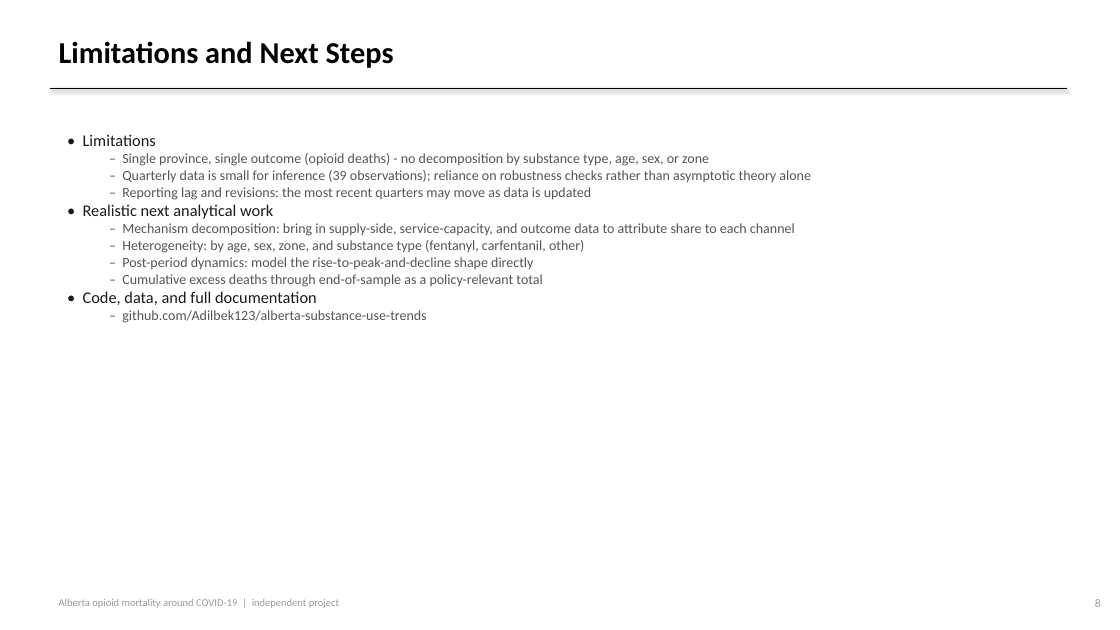
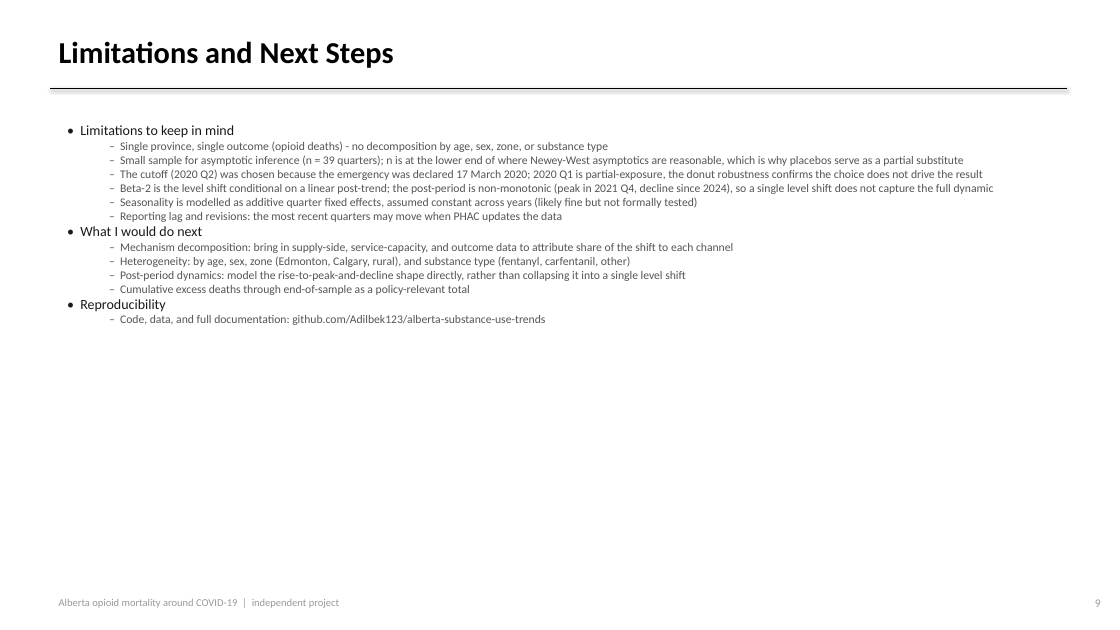
Before and after one commit to Adilbek123/alberta-substance-use-trends, a slide deck: slide 9 of slides.pptx (slide 8 before the commit). Drawn at 1120x630 pixels with LibreOffice and Linux fonts; fonts in the diff are those of the drawing. Boxes give left, top, right and bottom in pixels: in the first picture for what was removed or moved away, otherwise in the second. Text is boxed around its words. In the diff, an @@ line names an element or a change of style, - is before the commit and + after.

Commit message:
Add Research Question slide; rewrite slides 5-9 with what/why/so-what bullets; apply econometrist substance review fixes (counterfactual framing, robustness explanations, interpretive-vs-statistical distinction, recovery claim softened)

```diff
--- a/slides.pptx
+++ b/slides.pptx
@@ text "• Limitations to keep in ...": place and size @@
-text "• Limitations to keep in ..." at bbox=[83, 134, 811, 323]
+text "• Limitations to keep in ..." at bbox=[80, 125, 994, 325]
@@ text at bbox=[80, 125, 994, 281]: text changed; size 12 to 10 pt @@
-• Limitations
-  – Single province, single outcome (opioid deaths) - no decomposition by substance type, age, sex, or zone
-  – Quarterly data is small for inference (39 observations); reliance on robustness checks rather than asymptotic theory alone
-  – Reporting lag and revisions: the most recent quarters may move as data is updated
-• Realistic next analytical work
-  – Mechanism decomposition: bring in supply-side, service-capacity, and outcome data to attribute share to each channel
-  – Heterogeneity: by age, sex, zone, and substance type (fentanyl, carfentanil, other)
-  – Post-period dynamics: model the rise-to-peak-and-decline shape directly
+• Limitations to keep in mind
+  – Single province, single outcome (opioid deaths) - no decomposition by age, sex, zone, or substance type
+  – Small sample for asymptotic inference (n = 39 quarters); n is at the lower end of where Newey-West asymptotics are reasonable, which is why placebos serve as a partial substitute
+  – The cutoff (2020 Q2) was chosen because the emergency was declared 17 March 2020; 2020 Q1 is partial-exposure, the donut robustness confirms the choice does not drive the result
+  – Beta-2 is the level shift conditional on a linear post-trend; the post-period is non-monotonic (peak in 2021 Q4, decline since 2024), so a single level shift does not capture the full dynamic
+  – Seasonality is modelled as additive quarter fixed effects, assumed constant across years (likely fine but not formally tested)
+  – Reporting lag and revisions: the most recent quarters may move when PHAC updates the data
+• What I would do next
+  – Mechanism decomposition: bring in supply-side, service-capacity, and outcome data to attribute share of the shift to each channel
+  – Heterogeneity: by age, sex, zone (Edmonton, Calgary, rural), and substance type (fentanyl, carfentanil, other)
+  – Post-period dynamics: model the rise-to-peak-and-decline shape directly, rather than collapsing it into a single level shift
@@ text at bbox=[80, 299, 545, 325]: text changed; size 12 to 10 pt @@
-• Code, data, and full documentation
-  – github.com/Adilbek123/alberta-substance-use-trends
+• Reproducibility
+  – Code, data, and full documentation: github.com/Adilbek123/alberta-substance-use-trends
@@ text at bbox=[120, 285, 470, 295]: size 12 to 10 pt in "– Cumulative excess deaths through end-of-sample as ..." @@
```
Also in this commit, not shown: 6 other slides changed, 1 slide added, 4 other files.
